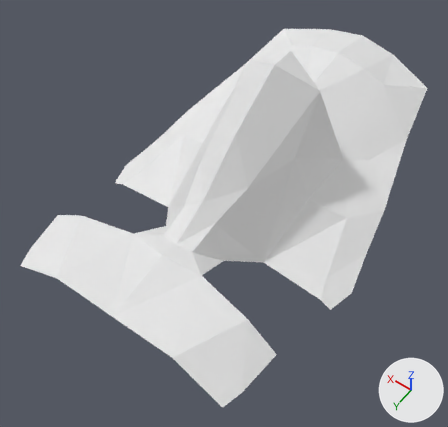
The Blender file data/head.blend, before and after one commit.
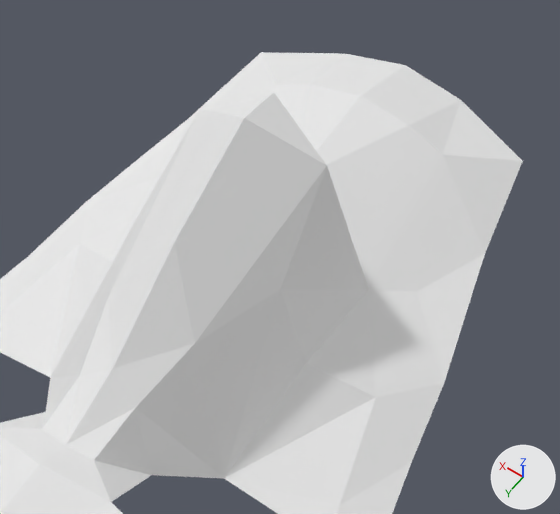
Each version is shown whole from a 50 mm lens placed at (-0.0637, 0.1146, 0.2337), pointed at (-0.0013, 0.0272, 0.0963), then close up on the part from 31% to 100% of the width and 0% to 66% of the height. Every picture has the same lights, and +X, +Y and +Z are marked at lower right.

Names of what the first close-up shows: 'head'.
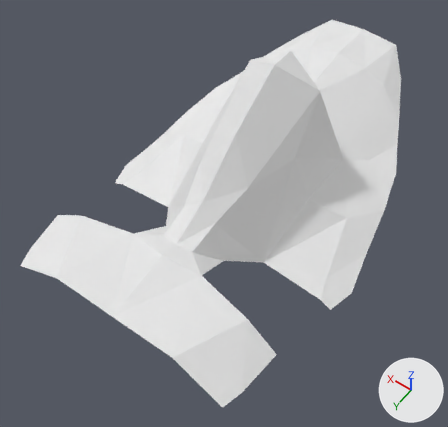
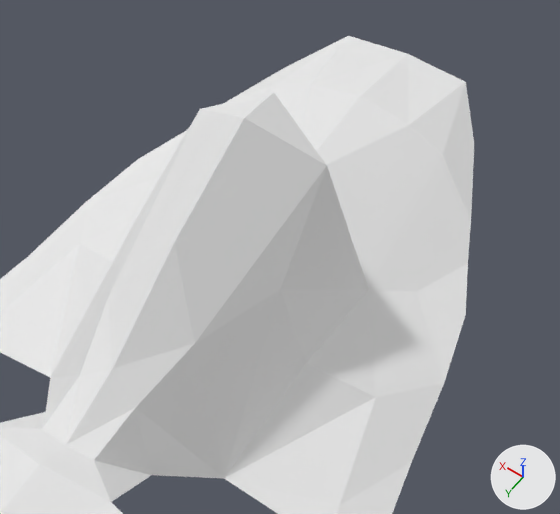
The change in detail:
me_head_001 has 40 vertices, 47 faces and spans x -0.041..0.0, y -0.0545..0.0722, z 0.0851..0.1319.
me_head_001 is used by ob_head; location (0.0, 0.0, 0.0).
Verts and faces of me_head_001; kept vertices keep their numbers, new ones are numbered from 40.
Before the commit, vertices of me_head_001: 4 (-0.0271, -0.0487, 0.1016) at pixel (522, 160), 7 (-0.0333, -0.0168, 0.0941) at pixel (465, 314), 13 (-0.0166, -0.0364, 0.1062) at pixel (442, 154), 23 (-0.025, -0.0147, 0.0963) at pixel (416, 291), 25 (-0.0119, -0.054, 0.1045) at pixel (460, 99).
Before the commit, vertices of me_head_001: 26 (0.0, -0.0545, 0.1066) at pixel (405, 65), 28 (-0.0305, -0.0288, 0.0969) at pixel (485, 253).
Part 1, on me_head_001:
Vertices deleted: 4, 28 (with the faces that use them).
Vertex 25 moves to (-0.0119, -0.054, 0.1084), pixel (465, 81).
Vertex 26 moves to (0.0, -0.0545, 0.1091), pixel (407, 53).
New vertex 40 is at (-0.0209, -0.0411, 0.1031), pixel (473, 164).
New vertex 41 is at (-0.0259, -0.0313, 0.1), pixel (471, 220).
New vertex 42 is at (-0.0291, -0.0252, 0.0967), pixel (467, 263).
New vertex 43 is at (-0.019, -0.0449, 0.1041), pixel (474, 143).
New faces: (13, 23, 42, 41), (13, 41, 40), (7, 42, 23), (13, 40, 43, 25).

Location of each change, (x1, y1, x2, y2) in pixels of the close-ups (560 x 514 px; the box of a moved part takes in the faces that stretch with it):
'head', reshaped: before (0, 52, 523, 514); after (0, 36, 474, 514)
part 1 of me_head_001, moved or reshaped: before (139, 52, 523, 315); after (139, 36, 474, 315)
